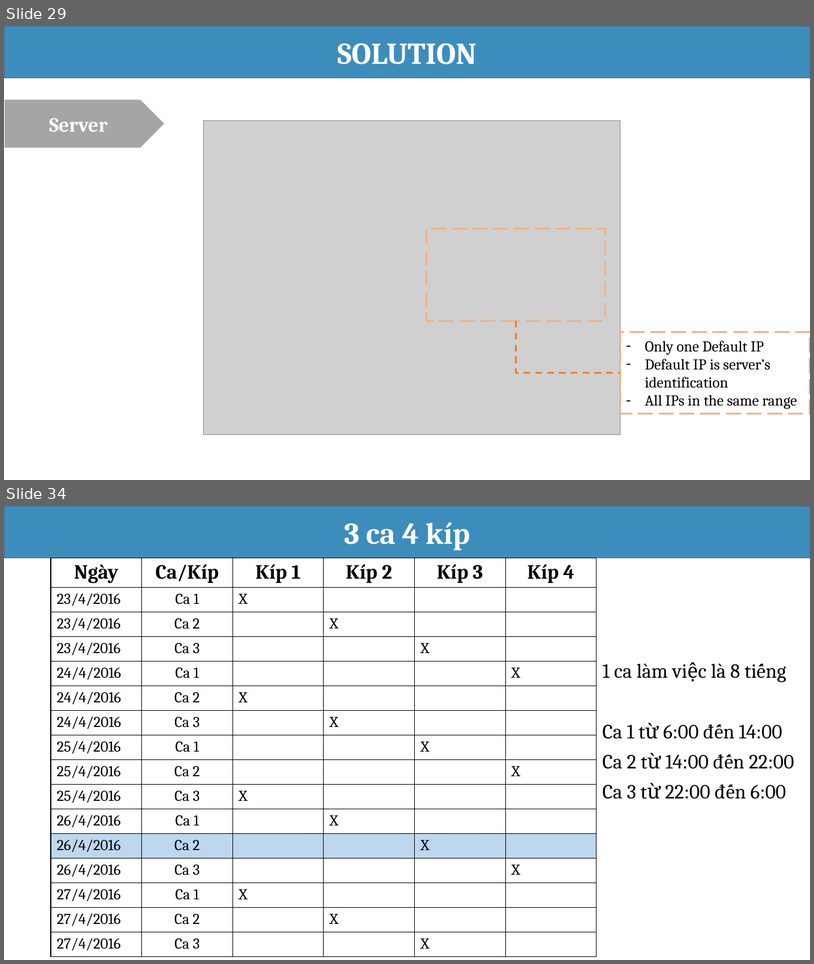
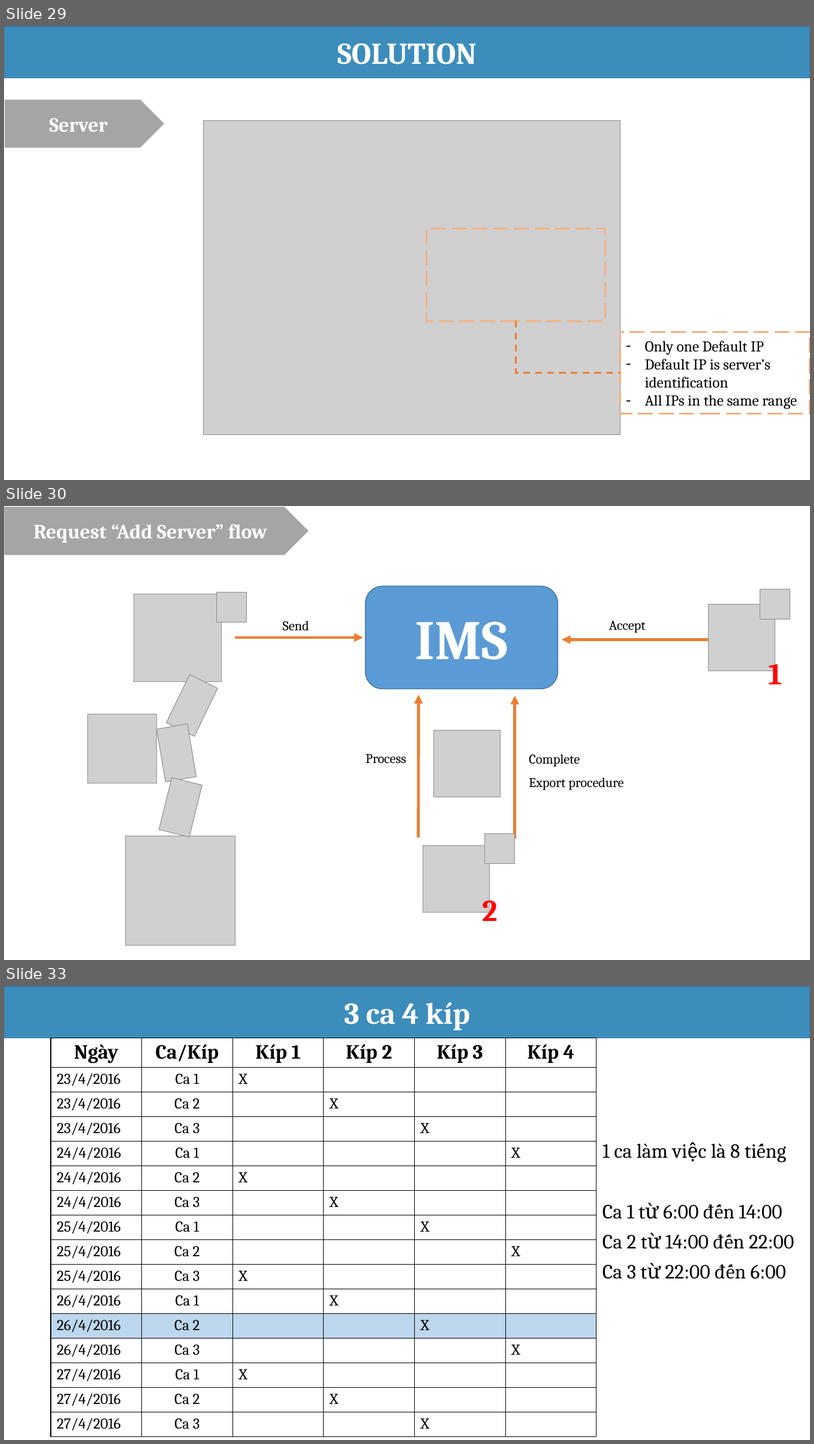
Before and after one commit to haltt051093/IMS-datacenter, a slide deck: Document/Presentation/IMS_20160420_Presentation.pptx. Shown one above the other, each under a label of ours: slides 29 and 34 before the commit, slides 29, 30 and 33 after it; the slides between them are not shown. The pictures are 814x964 and 814x1444 pixels, drawn with LibreOffice and Linux fonts; fonts in the diff are those of the drawing; grey boxes stand for pictures. Boxes give left, top, right and bottom in pixels: in the first picture for what was removed or moved away, otherwise in the second. Text is boxed around its words. In the diff, an @@ line names an element or a change of style, - is before the commit and + after.

Commit message:
update presentation

```diff
--- a/Document/Presentation/IMS_20160420_Presentation.pptx
+++ b/Document/Presentation/IMS_20160420_Presentation.pptx
@@ slide 30 added at box(4, 506, 810, 960), background #FFFFFF @@
@@ pentagon arrow added at box(4, 506, 309, 556), fill #A5A5A5, outline #FFFFFF 1.5 pt, 24 pt, text #FFFFFF, bold @@
+Request “Add Server” flow
@@ picture added at box(134, 594, 222, 681) @@
@@ picture added at box(217, 592, 247, 622) @@
@@ rounded rectangle added at box(366, 586, 558, 688), fill #5B9BD5, outline #43739E 1 pt, 66 pt, text #FFFFFF, bold @@
+IMS
@@ picture added at box(761, 589, 791, 619) @@
@@ picture added at box(709, 604, 776, 671) @@
@@ text added at box(283, 621, 309, 630), 16 pt, text #000000 @@
+Send
@@ text added at box(609, 621, 646, 633), 16 pt, text #000000 @@
+Accept
@@ arrow added from (235, 637) to (363, 637), #ED7D31 3.5 pt @@
@@ arrow added from (709, 640) to (563, 640), #ED7D31 3.5 pt @@
@@ text added at box(768, 657, 782, 684), 36 pt, text #FF0000, bold @@
+1
@@ picture added at box(167, 674, 218, 736) @@
@@ arrow added from (419, 838) to (419, 695), #ED7D31 3.5 pt @@
@@ arrow added from (515, 838) to (515, 696), #ED7D31 3.5 pt @@
@@ picture added at box(88, 714, 157, 783) @@
@@ picture added at box(156, 724, 197, 781) @@
@@ picture added at box(434, 730, 501, 797) @@
@@ text added at box(366, 754, 407, 763), 16 pt, text #000000 @@
+Process
@@ text added at box(529, 754, 580, 766), 16 pt, text #000000 @@
+Complete
@@ picture added at box(159, 778, 203, 837) @@
@@ text added at box(529, 777, 624, 790), 16 pt, text #000000 @@
+Export procedure
@@ picture added at box(126, 835, 235, 945) @@
@@ picture added at box(423, 846, 491, 913) @@
@@ picture added at box(485, 833, 515, 864) @@
@@ text added at box(482, 892, 498, 927), 36 pt, text #FF0000, bold @@
+2
@@ what was slide 34 is now slide 33 @@
```
Also in this commit, not shown: 1 slide changed, 1 other slide added, 3 slides removed, 2 other files.
